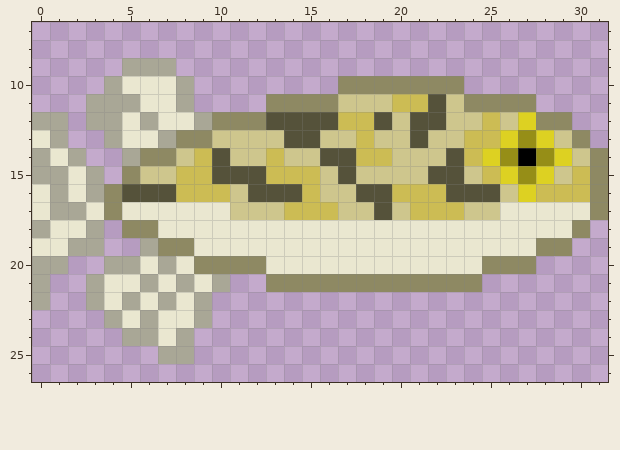
File history of a pixel-art sprite, assets/Flachfisch.png. Above is the file before it was changed.
The file is 32x32 pixels. Shown: x 0..31, y 7..26.
Now the later version:
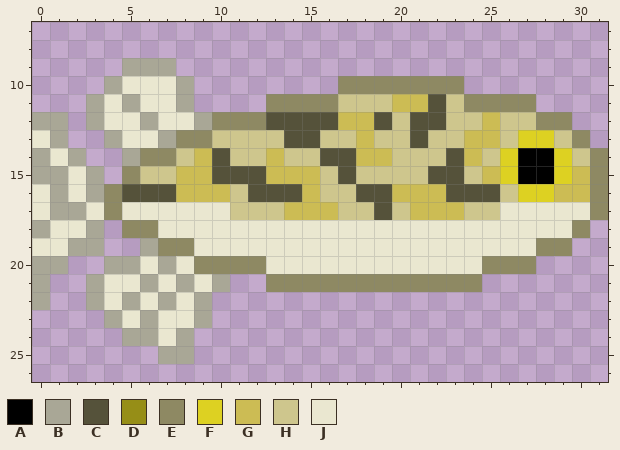
Palette (. is transparent): A #000000  B #a9a796  C #55523a  D #968e17  E #8e8963  F #ddd122  G #ccbc54  H #cec68d  J #eae7d0
Difference:
y 11: x 4 B -> J
y 12: x 4 B -> J; x 27 F -> H
y 13: x 26..27 FD -> HF
y 14: x 25..26 FD -> HF; x 28 D -> A
y 15: x 27..29 DFH -> AAF
y 16: x 28 G -> F
Where, in picture pixels (left, top, right, bottom), the same in both pictures:
changed: (104, 94, 122, 130)
changed: (482, 112, 572, 202)
